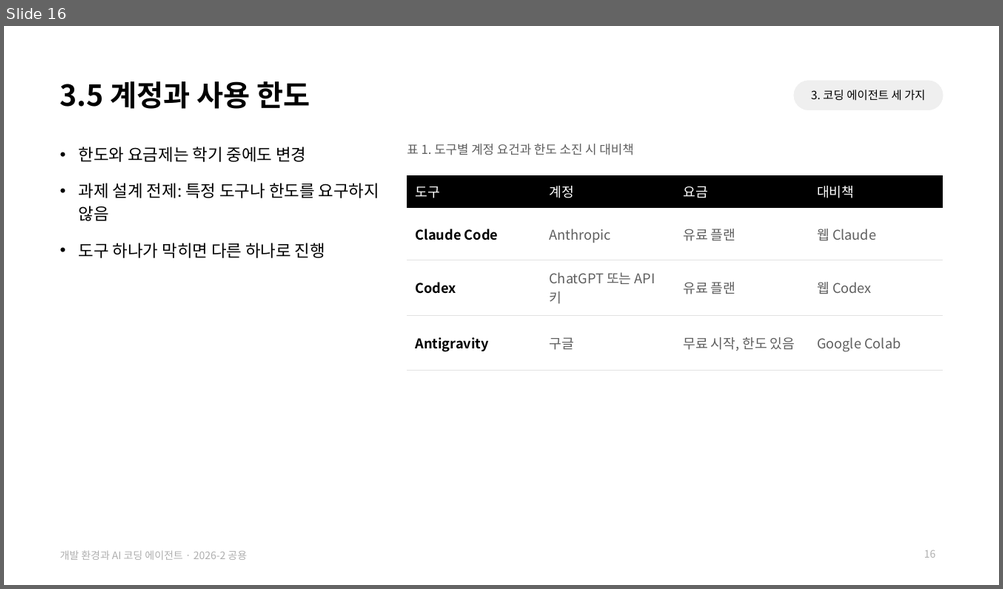
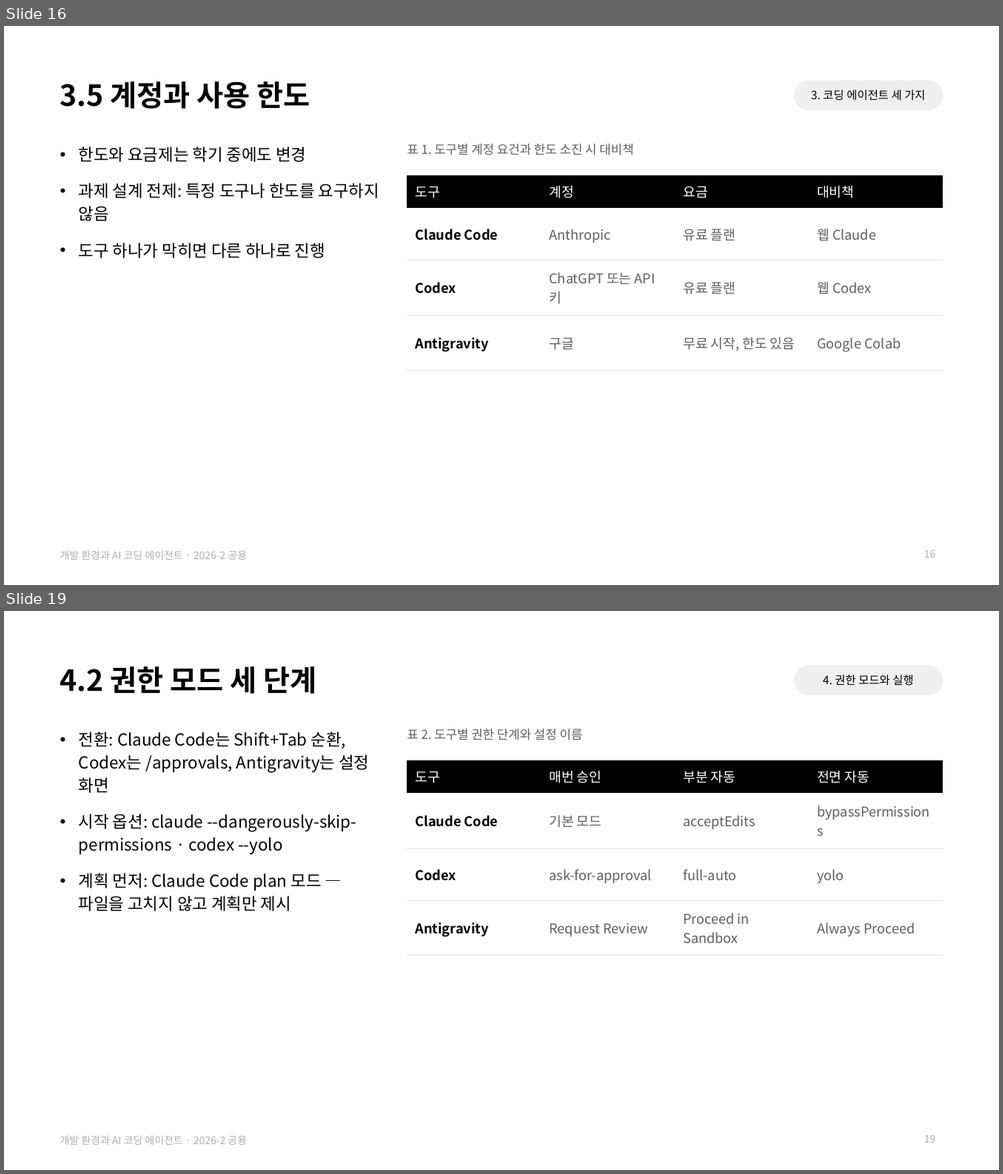
Before and after one commit to jihoyeo/smart-transport-logistics, a slide deck: slides/common/dev_env.pptx. Shown one above the other, each under a label of ours: slide 16 before the commit, slides 16 and 19 after it; the slides between them are not shown. The pictures are 1003x589 and 1003x1174 pixels, drawn with LibreOffice and Linux fonts; fonts in the diff are those of the drawing. Boxes give left, top, right and bottom in pixels: in the first picture for what was removed or moved away, otherwise in the second. Text is boxed around its words. In the diff, an @@ line names an element or a change of style, - is before the commit and + after.

```diff
--- a/slides/common/dev_env.pptx
+++ b/slides/common/dev_env.pptx
@@ slide 19 added at (4,611,999,1170), background #FFFFFF; not listed: 1 template element that a slide beside it also shows @@
@@ title added at (60,667,316,694), 28 pt, text #000000, bold @@
+4.2 권한 모드 세 단계
@@ text added at (794,666,942,695), fill #EFEFEF, 11 pt, text #000000 @@
+4. 권한 모드와 실행
@@ text added at (79,732,369,911), 16 pt, text #000000 @@
+• 전환: Claude Code는 Shift+Tab 순환, Codex는 /approvals, Antigravity는 설정 화면
+• 시작 옵션: claude --dangerously-skip-permissions · codex --yolo
+• 계획 먼저: Claude Code plan 모드 — 파일을 고치지 않고 계획만 제시
@@ text added at (407,729,583,741), 12 pt, text #5E5E5E @@
+표 2. 도구별 권한 단계와 설정 이름
@@ table added at (407,760,941,949), 4 rows, 4 columns @@
+도구 | 매번 승인 | 부분 자동 | 전면 자동
+Claude Code | 기본 모드 | acceptEdits | bypassPermissions
+Codex | ask-for-approval | full-auto | yolo
+Antigravity | Request Review | Proceed in Sandbox | Always Proceed
@@ page number added at (924,1136,936,1143), 10 pt, text #AFAFAF @@
+19
```
Also in this commit, not shown: 12 slides changed, 7 other slides added, 2 slides removed, 4 other files.
